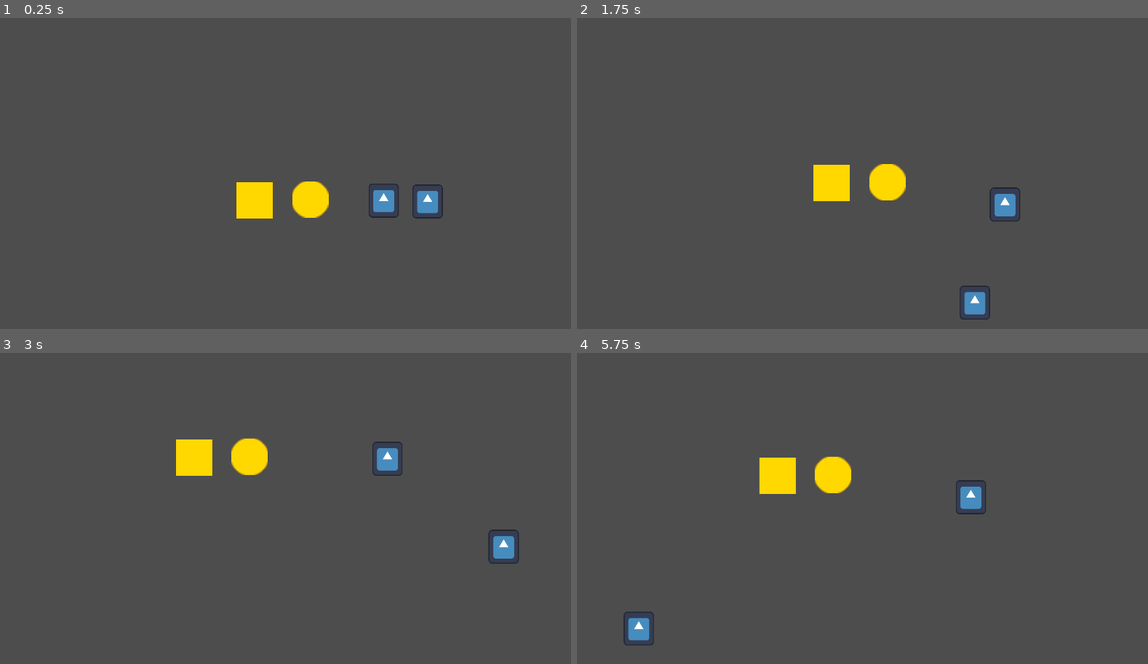
Above: before the commit, frames 1-4 (two rows, left to right).
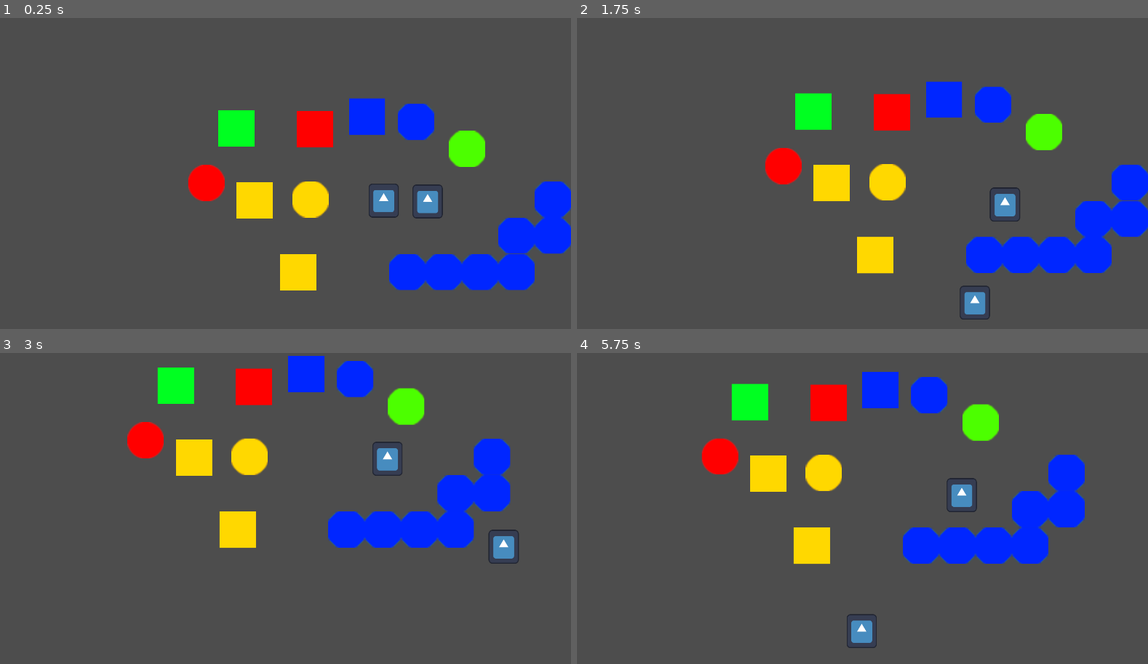
Above: after the commit, the same moments.

Repository: skycatminepokie/hackusu-25
Game: Godot game, scene res://test.tscn
Same seed, same stepped clock (60 frames per second), same inputs: the game is played once before the commit and once after it. This scene is started directly instead of the project's main scene. The engine's default icon, where the game draws it, is replaced by a stand-in: a white triangle on a blue panel in a dark square.
Inputs:
- Up to frame 1 (0.25 s): no input
- Up to frame 2 (1.75 s): tap Enter at 0.5 s; hold D (Right) 0.53-1.28 s; tap K (Down2) at 0.6 s; tap Space at 1.25 s; hold S (Down) from 1.28 s (still down); tap J (Left2) at 1.35 s
- Up to frame 3 (3 s): release S (Down) at 2.03 s; hold D (Right) 2.03-2.78 s; tap L (Right2) at 2.1 s; hold W (Up) from 2.78 s (still down); tap I (Up2) at 2.85 s
- Up to frame 4 (5.75 s): release W (Up) at 3.53 s; hold A (Left) 3.53-5.03 s; tap K (Down2) at 3.6 s; tap J (Left2) at 4.35 s; hold S (Down) from 5.03 s (still down); tap L (Right2) at 5.1 s

The runs differ from the first frame. In frame 1, 9.7% of the frame differs, in the area x 32-100%, y 25-88%; in frame 2, 9.7%; in frame 3, 9.7%; in frame 4, 12%, in the area x 8-89%, y 6-95%.

Commit message:
added functionality and a test scene

Diff:
--- a/Scenes/Buttons/blueButton.tscn
+++ b/Scenes/Buttons/blueButton.tscn
@@ -6,7 +6,7 @@
 [sub_resource type="RectangleShape2D" id="RectangleShape2D_l3e0r"]
 size = Vector2(120, 120)
 
-[node name="Button" type="Node2D"]
+[node name="blueButton" type="Area2D"]
 script = ExtResource("1_fcuqh")
 
 [node name="Sprite2D" type="Sprite2D" parent="."]
@@ -14,10 +14,14 @@
 scale = Vector2(3.75, 3.71875)
 texture = ExtResource("1_rij6l")
 
-[node name="Area2D" type="Area2D" parent="."]
-
-[node name="CollisionShape2D" type="CollisionShape2D" parent="Area2D"]
+[node name="CollisionShape2D" type="CollisionShape2D" parent="."]
 shape = SubResource("RectangleShape2D_l3e0r")
 
-[connection signal="area_entered" from="Area2D" to="." method="_on_area_2d_area_entered"]
-[connection signal="area_exited" from="Area2D" to="." method="_on_area_2d_area_exited"]
+[node name="Label" type="Label" parent="."]
+visible = false
+offset_right = 40.0
+offset_bottom = 23.0
+text = "blueButton"
+
+[connection signal="area_entered" from="." to="." method="_on_area_entered"]
+[connection signal="area_exited" from="." to="." method="_on_area_exited"]
--- a/Scenes/Buttons/button.gd
+++ b/Scenes/Buttons/button.gd
@@ -1,6 +1,6 @@
 extends Node2D
 var pressedBy:int = 0
-
+@onready var label = $Label
 func isPressed() -> bool:
 	return pressedBy > 0
 
@@ -10,10 +10,25 @@
 
 func _on_area_entered(area: Area2D) -> void:
 	pressedBy += 1
-	get_tree().call_group("Yellow Wall", "disappear")
-
-
+	print("Area Entered"+label.text)
+	match label.text:
+		"yellowButton":
+			get_tree().call_group("Yellow Wall", "disappear")
+		"blueButton":
+			get_tree().call_group("Blue Wall", "disappear")
+		"redButton":
+			get_tree().call_group("Red Wall", "disappear")
+		"greenButton":
+			get_tree().call_group("Green Wall", "disappear")
 func _on_area_exited(area: Area2D) -> void:
 	pressedBy -= 1
 	if pressedBy == 0:
-		get_tree().call_group("Yellow Wall", "reappear")
+		match label.text:
+			"yellowButton":
+				get_tree().call_group("Yellow Wall", "reappear")
+			"blueButton":
+				get_tree().call_group("Blue Wall", "reappear")
+			"redButton":
+				get_tree().call_group("Red Wall", "reappear")
+			"greenButton":
+				get_tree().call_group("Green Wall", "reappear")
--- a/Scenes/Buttons/greenButton.tscn
+++ b/Scenes/Buttons/greenButton.tscn
@@ -6,7 +6,7 @@
 [sub_resource type="RectangleShape2D" id="RectangleShape2D_l3e0r"]
 size = Vector2(120, 120)
 
-[node name="Button" type="Node2D"]
+[node name="greenButton" type="Area2D"]
 script = ExtResource("1_vo8yx")
 
 [node name="Sprite2D" type="Sprite2D" parent="."]
@@ -14,7 +14,14 @@
 scale = Vector2(3.75, 3.75)
 texture = ExtResource("1_oixdk")
 
-[node name="Area2D" type="Area2D" parent="."]
+[node name="CollisionShape2D" type="CollisionShape2D" parent="."]
+shape = SubResource("RectangleShape2D_l3e0r")
 
-[node name="CollisionShape2D" type="CollisionShape2D" parent="Area2D"]
-shape = SubResource("RectangleShape2D_l3e0r")
+[node name="Label" type="Label" parent="."]
+visible = false
+offset_right = 40.0
+offset_bottom = 23.0
+text = "greenButton"
+
+[connection signal="area_entered" from="." to="." method="_on_area_entered"]
+[connection signal="area_exited" from="." to="." method="_on_area_exited"]
--- a/Scenes/Buttons/redButton.tscn
+++ b/Scenes/Buttons/redButton.tscn
@@ -6,7 +6,7 @@
 [sub_resource type="RectangleShape2D" id="RectangleShape2D_l3e0r"]
 size = Vector2(120, 120)
 
-[node name="Button" type="Node2D"]
+[node name="redButton" type="Area2D"]
 script = ExtResource("1_2lla3")
 
 [node name="Sprite2D" type="Sprite2D" parent="."]
@@ -14,10 +14,14 @@
 scale = Vector2(3.75, 3.75)
 texture = ExtResource("1_8kryt")
 
-[node name="Area2D" type="Area2D" parent="."]
-
-[node name="CollisionShape2D" type="CollisionShape2D" parent="Area2D"]
+[node name="CollisionShape2D" type="CollisionShape2D" parent="."]
 shape = SubResource("RectangleShape2D_l3e0r")
 
-[connection signal="area_entered" from="Area2D" to="." method="_on_area_2d_area_entered"]
-[connection signal="area_exited" from="Area2D" to="." method="_on_area_2d_area_exited"]
+[node name="Label" type="Label" parent="."]
+visible = false
+offset_right = 40.0
+offset_bottom = 23.0
+text = "redButton"
+
+[connection signal="area_entered" from="." to="." method="_on_area_entered"]
+[connection signal="area_exited" from="." to="." method="_on_area_exited"]
--- a/Scenes/Buttons/yellowButton.tscn
+++ b/Scenes/Buttons/yellowButton.tscn
@@ -17,5 +17,11 @@
 [node name="CollisionShape2D" type="CollisionShape2D" parent="."]
 shape = SubResource("RectangleShape2D_l3e0r")
 
+[node name="Label" type="Label" parent="."]
+visible = false
+offset_right = 40.0
+offset_bottom = 23.0
+text = "yellowButton"
+
 [connection signal="area_entered" from="." to="." method="_on_area_entered"]
 [connection signal="area_exited" from="." to="." method="_on_area_exited"]
--- a/Scenes/Walls/blueWall.tscn
+++ b/Scenes/Walls/blueWall.tscn
@@ -1,11 +1,13 @@
-[gd_scene load_steps=3 format=3 uid="uid://bq58ytdmv7k5h"]
+[gd_scene load_steps=4 format=3 uid="uid://bq58ytdmv7k5h"]
 
 [ext_resource type="Texture2D" uid="uid://c6xanxiufblck" path="res://Assets/Walls/blueWall.png" id="1_bekne"]
+[ext_resource type="Script" path="res://Scripts/wall.gd" id="1_gjl3l"]
 
 [sub_resource type="RectangleShape2D" id="RectangleShape2D_3g4e4"]
 size = Vector2(120, 120)
 
 [node name="Wall" type="Node2D" groups=["Blue Wall"]]
+script = ExtResource("1_gjl3l")
 
 [node name="Sprite2D" type="Sprite2D" parent="."]
 scale = Vector2(3.75, 3.75)
--- a/Scenes/Walls/redWall.tscn
+++ b/Scenes/Walls/redWall.tscn
@@ -1,11 +1,13 @@
-[gd_scene load_steps=3 format=3 uid="uid://yrx45q4kjw1s"]
+[gd_scene load_steps=4 format=3 uid="uid://yrx45q4kjw1s"]
 
+[ext_resource type="Script" path="res://Scripts/wall.gd" id="1_45po3"]
 [ext_resource type="Texture2D" uid="uid://dvt3ibi2e5pu8" path="res://Assets/Walls/redWall.png" id="1_awhld"]
 
 [sub_resource type="RectangleShape2D" id="RectangleShape2D_3g4e4"]
 size = Vector2(120, 120)
 
 [node name="Wall" type="Node2D" groups=["Red Wall"]]
+script = ExtResource("1_45po3")
 
 [node name="Sprite2D" type="Sprite2D" parent="."]
 scale = Vector2(3.75, 3.75)
--- a/Scripts/wall.gd
+++ b/Scripts/wall.gd
@@ -2,6 +2,5 @@
 @onready var collision = $StaticBody2D
 func disappear():
 	collision.process_mode = Node.PROCESS_MODE_DISABLED
-	print("AHHH IM WORKING")
 func reappear():
 	collision.process_mode = Node.PROCESS_MODE_ALWAYS
--- a/test.tscn
+++ b/test.tscn
@@ -1,15 +1,35 @@
-[gd_scene load_steps=4 format=3 uid="uid://estqd38hxad2"]
+[gd_scene load_steps=12 format=4 uid="uid://estqd38hxad2"]
 
 [ext_resource type="PackedScene" uid="uid://bdcrd8rcmec76" path="res://Scenes/Walls/yellowWall.tscn" id="1_pfo0o"]
 [ext_resource type="PackedScene" uid="uid://bsx727qbexph5" path="res://Scenes/Buttons/yellowButton.tscn" id="2_eft1d"]
 [ext_resource type="PackedScene" uid="uid://bf3m1gtwvtkc7" path="res://Scenes/player.tscn" id="3_2c11v"]
+[ext_resource type="PackedScene" uid="uid://crcexaobx5lhm" path="res://Scenes/Buttons/redButton.tscn" id="4_o5ble"]
+[ext_resource type="PackedScene" uid="uid://yrx45q4kjw1s" path="res://Scenes/Walls/redWall.tscn" id="5_y7ss1"]
+[ext_resource type="PackedScene" uid="uid://bvvls7kbs45dx" path="res://Scenes/Buttons/blueButton.tscn" id="6_gql4n"]
+[ext_resource type="PackedScene" uid="uid://bq58ytdmv7k5h" path="res://Scenes/Walls/blueWall.tscn" id="7_4ovuo"]
+[ext_resource type="PackedScene" uid="uid://dkqq3ulajt1y3" path="res://Scenes/Walls/greenWall.tscn" id="8_nvu7v"]
+[ext_resource type="PackedScene" uid="uid://c1utp0s4478i6" path="res://Scenes/Buttons/greenButton.tscn" id="9_m70sc"]
+
+[sub_resource type="TileSetScenesCollectionSource" id="TileSetScenesCollectionSource_qob62"]
+scenes/1/scene = ExtResource("7_4ovuo")
+scenes/2/scene = ExtResource("8_nvu7v")
+scenes/3/scene = ExtResource("5_y7ss1")
+scenes/4/scene = ExtResource("1_pfo0o")
+scenes/5/scene = ExtResource("9_m70sc")
+scenes/6/scene = ExtResource("4_o5ble")
+scenes/7/scene = ExtResource("2_eft1d")
+scenes/8/scene = ExtResource("6_gql4n")
+
+[sub_resource type="TileSet" id="TileSet_qynx4"]
+tile_size = Vector2i(120, 120)
+sources/0 = SubResource("TileSetScenesCollectionSource_qob62")
 
 [node name="Node2D" type="Node2D"]
 
 [node name="Wall" parent="." instance=ExtResource("1_pfo0o")]
 position = Vector2(-83, 62)
 
-[node name="Button" parent="." instance=ExtResource("2_eft1d")]
+[node name="yellowButton" parent="." instance=ExtResource("2_eft1d")]
 position = Vector2(100, 59)
 
 [node name="Player" parent="." instance=ExtResource("3_2c11v")]
@@ -19,3 +39,40 @@
 
 [node name="Player2" parent="." instance=ExtResource("3_2c11v")]
 position = Vector2(487, 66)
+
+[node name="redButton" parent="." instance=ExtResource("4_o5ble")]
+position = Vector2(-243, 5)
+
+[node name="Wall2" parent="." instance=ExtResource("5_y7ss1")]
+position = Vector2(115, -172)
+
+[node name="blueButton" parent="." instance=ExtResource("6_gql4n")]
+position = Vector2(448, -197)
+
+[node name="Wall3" parent="." instance=ExtResource("7_4ovuo")]
+position = Vector2(287, -214)
+
+[node name="Wall4" parent="." instance=ExtResource("8_nvu7v")]
+position = Vector2(-144, -175)
+
+[node name="greenButton" parent="." instance=ExtResource("9_m70sc")]
+position = Vector2(617, -107)
+
+[node name="TileMapLayer" type="TileMapLayer" parent="."]
+tile_map_data = PackedByteArray("AAAAAAIAAAAAAAAABAADAAIAAAAAAAAACAAEAAIAAAAAAAAACAAFAAIAAAAAAAAACAAGAAIAAAAAAAAACAAGAAEAAAAAAAAACAAHAAEAAAAAAAAACAAHAAAAAAAAAAAACAA=")
+tile_set = SubResource("TileSet_qynx4")
+
+[connection signal="area_entered" from="TileMapLayer/blueButton" to="TileMapLayer/blueButton" method="_on_area_entered"]
+[connection signal="area_exited" from="TileMapLayer/blueButton" to="TileMapLayer/blueButton" method="_on_area_exited"]
+[connection signal="area_entered" from="TileMapLayer/@Area2D@254673" to="TileMapLayer/@Area2D@254673" method="_on_area_entered"]
+[connection signal="area_exited" from="TileMapLayer/@Area2D@254673" to="TileMapLayer/@Area2D@254673" method="_on_area_exited"]
+[connection signal="area_entered" from="TileMapLayer/@Area2D@254674" to="TileMapLayer/@Area2D@254674" method="_on_area_entered"]
+[connection signal="area_exited" from="TileMapLayer/@Area2D@254674" to="TileMapLayer/@Area2D@254674" method="_on_area_exited"]
+[connection signal="area_entered" from="TileMapLayer/@Area2D@254675" to="TileMapLayer/@Area2D@254675" method="_on_area_entered"]
+[connection signal="area_exited" from="TileMapLayer/@Area2D@254675" to="TileMapLayer/@Area2D@254675" method="_on_area_exited"]
+[connection signal="area_entered" from="TileMapLayer/@Area2D@254676" to="TileMapLayer/@Area2D@254676" method="_on_area_entered"]
+[connection signal="area_exited" from="TileMapLayer/@Area2D@254676" to="TileMapLayer/@Area2D@254676" method="_on_area_exited"]
+[connection signal="area_entered" from="TileMapLayer/@Area2D@254677" to="TileMapLayer/@Area2D@254677" method="_on_area_entered"]
+[connection signal="area_exited" from="TileMapLayer/@Area2D@254677" to="TileMapLayer/@Area2D@254677" method="_on_area_exited"]
+[connection signal="area_entered" from="TileMapLayer/@Area2D@254678" to="TileMapLayer/@Area2D@254678" method="_on_area_entered"]
+[connection signal="area_exited" from="TileMapLayer/@Area2D@254678" to="TileMapLayer/@Area2D@254678" method="_on_area_exited"]
